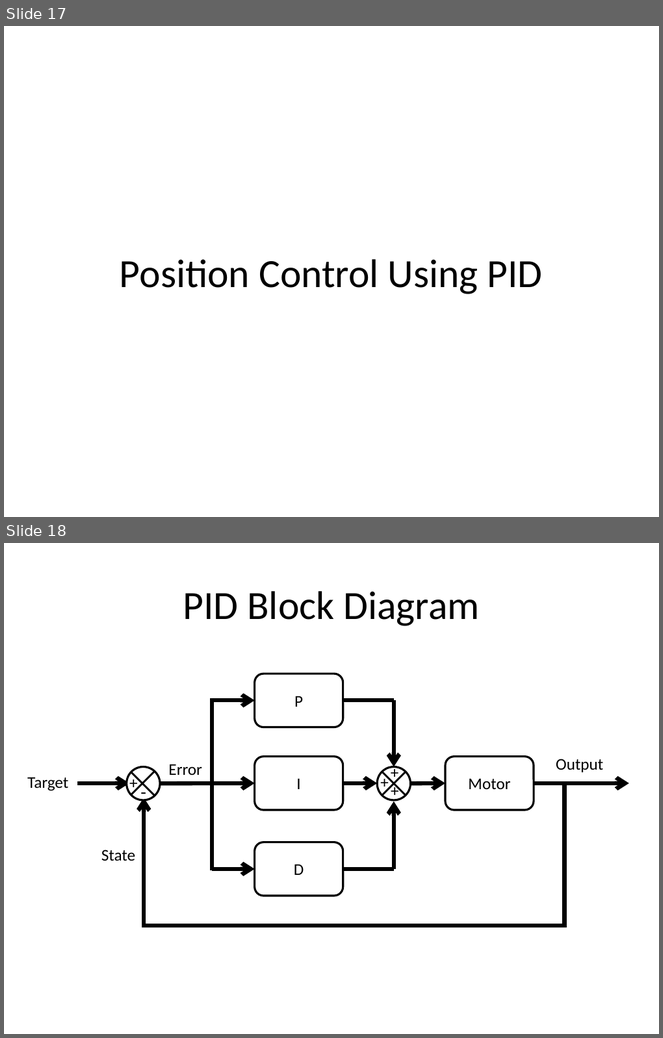
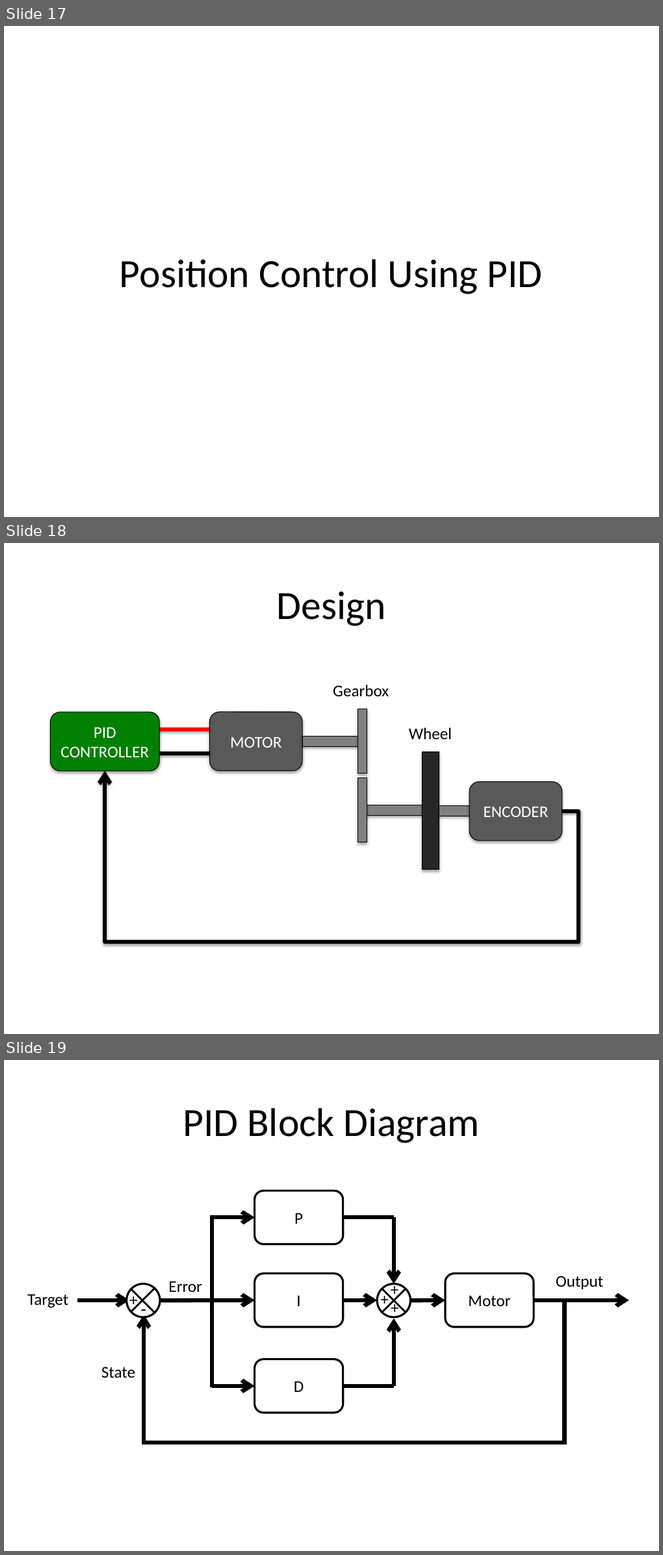
Before and after one commit to arkorobotics/PID, a slide deck: Documents/PID.pptx. Shown one above the other, each under a label of ours: slides 17 and 18 before the commit, slides 17, 18 and 19 after it. The pictures are 663x1038 and 663x1555 pixels, drawn with LibreOffice and Linux fonts; fonts in the diff are those of the drawing. Boxes give left, top, right and bottom in pixels: in the first picture for what was removed or moved away, otherwise in the second. Text is boxed around its words. In the diff, an @@ line names an element or a change of style, - is before the commit and + after.

```diff
--- a/Documents/PID.pptx
+++ b/Documents/PID.pptx
@@ slide 18 added at (x1=4, y1=543, x2=659, y2=1034), background #FFFFFF @@
@@ title added at (x1=277, y1=591, x2=386, y2=626), 44 pt, text #000000 @@
+Design
@@ text added at (x1=333, y1=685, x2=389, y2=696), 18 pt, text #000000 @@
+Gearbox
@@ rounded rectangle added at (x1=51, y1=712, x2=159, y2=771), fill #008000, outline #000000 0.75 pt, 18 pt, text #FFFFFF @@
+PID CONTROLLER
@@ rounded rectangle added at (x1=210, y1=712, x2=303, y2=771), fill #595959, outline #000000 0.75 pt, 18 pt, text #FFFFFF @@
+MOTOR
@@ rectangle added at (x1=358, y1=709, x2=367, y2=773), fill #808080, outline #000000 0.75 pt @@
@@ line added from (210, 729) to (159, 729), #FF0000 4.5 pt @@
@@ rectangle added at (x1=302, y1=736, x2=358, y2=746), fill #808080, outline #000000 0.75 pt @@
@@ text added at (x1=409, y1=728, x2=452, y2=739), 18 pt, text #000000 @@
+Wheel
@@ line added from (210, 754) to (159, 754), #000000 4.5 pt @@
@@ rectangle added at (x1=423, y1=752, x2=440, y2=870), fill #262626, outline #000000 0.75 pt @@
@@ elbow arrow added from (562, 811) to (105, 771), #000000 4.5 pt @@
@@ rectangle added at (x1=358, y1=778, x2=367, y2=843), fill #808080, outline #000000 0.75 pt @@
@@ rounded rectangle added at (x1=470, y1=782, x2=563, y2=841), fill #595959, outline #000000 0.75 pt, 18 pt, text #FFFFFF @@
+ENCODER
@@ rectangle added at (x1=367, y1=805, x2=423, y2=815), fill #808080, outline #000000 0.75 pt @@
@@ rectangle added at (x1=439, y1=806, x2=469, y2=816), fill #808080, outline #000000 0.75 pt @@
@@ what was slide 18 is now slide 19 @@
```
Also in this commit, not shown: 1 slide changed, 23 other slides added, 1 other file.
